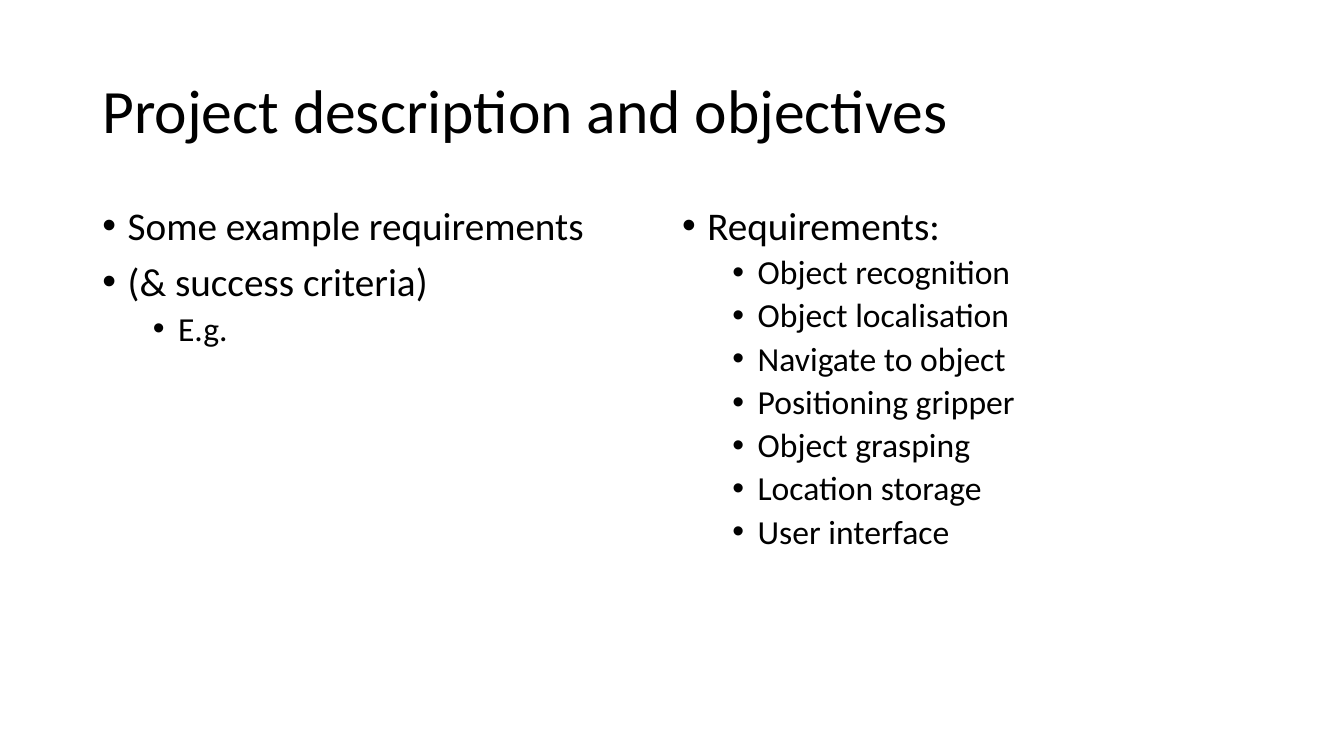
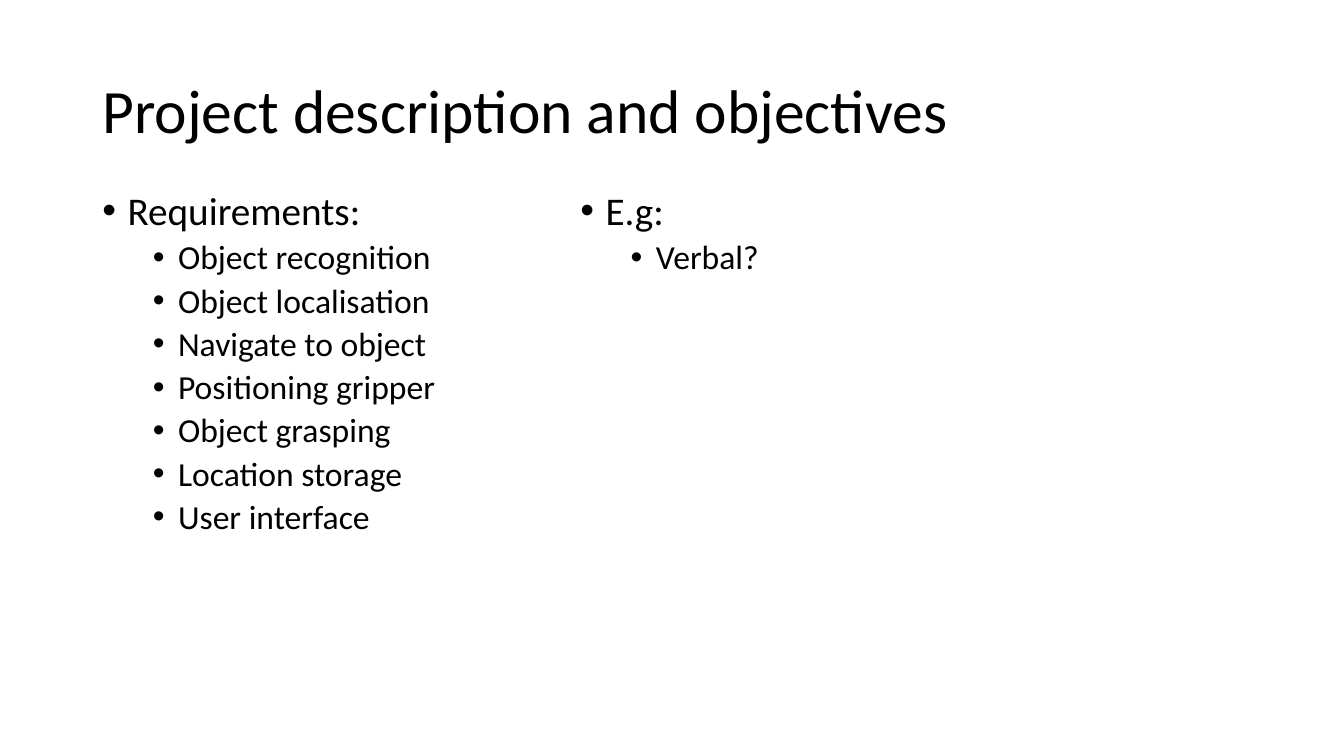
Before and after one commit to PROJ515/PROJ515-documentation, a slide deck: slide 4 of IP and exec plan presentation/IP-execc-plan-presentation.pptx. Drawn at 1344x756 pixels with LibreOffice and Linux fonts; fonts in the diff are those of the drawing. Boxes give left, top, right and bottom in pixels: in the first picture for what was removed or moved away, otherwise in the second. Text is boxed around its words. In the diff, an @@ line names an element or a change of style, - is before the commit and + after.

```diff
--- a/IP and exec plan presentation/IP-execc-plan-presentation.pptx
+++ b/IP and exec plan presentation/IP-execc-plan-presentation.pptx
@@ text "Requirements:": place and size @@
-text "Requirements:" at box(707, 213, 1015, 545)
+text "Requirements:" at box(128, 198, 435, 530)
@@ text at box(606, 200, 759, 270): text changed; size 28 to 24 pt @@
-• Some example requirements
-• (& success criteria)
-  • E.g.
+• E.g:
+  • Verbal?
```
Also in this commit, not shown: 4 other slides changed, 1 slide added, 2 slides removed, 4 other files.
